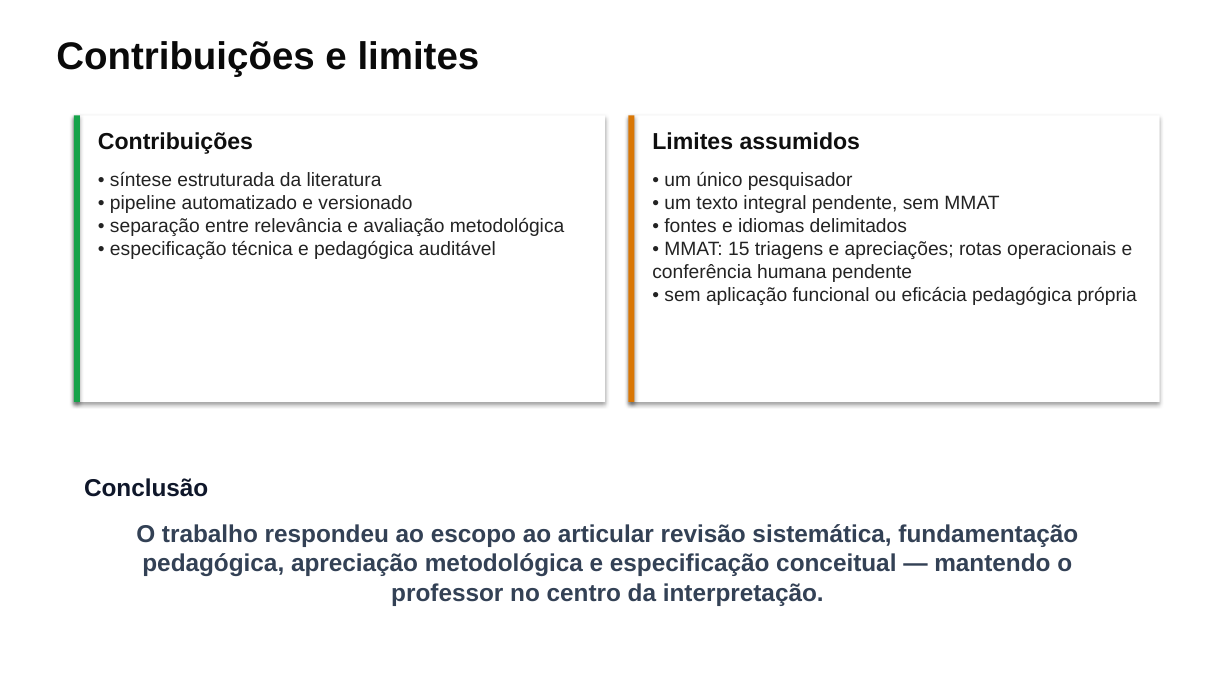
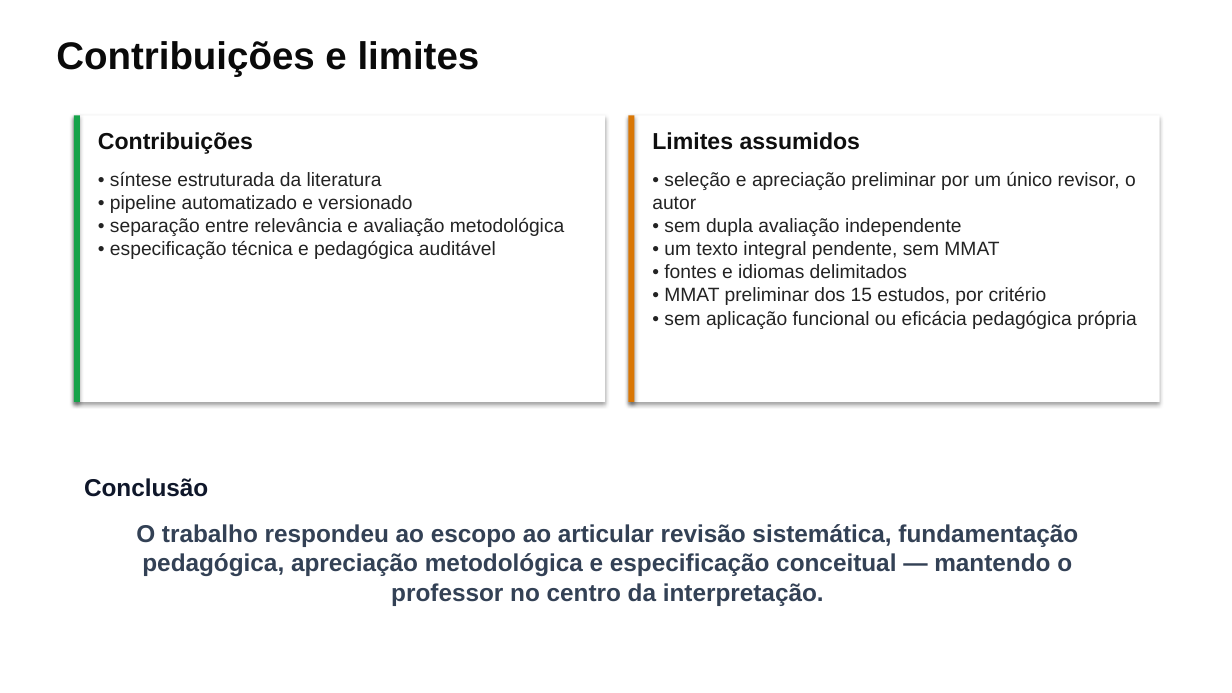
Before and after one commit to thalesfb/ccw, a slide deck: slide 18 of results/tcc/presentation/ensino_personalizado_de_matematica_tcc.pptx. Drawn at 1232x693 pixels with LibreOffice and Linux fonts; fonts in the diff are those of the drawing. Boxes give left, top, right and bottom in pixels: in the first picture for what was removed or moved away, otherwise in the second. Text is boxed around its words. In the diff, an @@ line names an element or a change of style, - is before the commit and + after.

```diff
--- a/results/tcc/presentation/ensino_personalizado_de_matematica_tcc.pptx
+++ b/results/tcc/presentation/ensino_personalizado_de_matematica_tcc.pptx
@@ text at [652, 172, 1137, 329]: text changed @@
-• um único pesquisador
-• um texto integral pendente, sem MMAT
-• fontes e idiomas delimitados
-• MMAT: 15 triagens e apreciações; rotas operacionais e conferência humana pendente
-• sem aplicação funcional ou eficácia pedagógica própria
+• seleção e apreciação preliminar por um único revisor, o autor
+• sem dupla avaliação independente
+• um texto integral pendente, sem MMAT
+• fontes e idiomas delimitados
+• MMAT preliminar dos 15 estudos, por critério
+• sem aplicação funcional ou eficácia pedagógica própria
```
Also in this commit, not shown: 10 other files.
